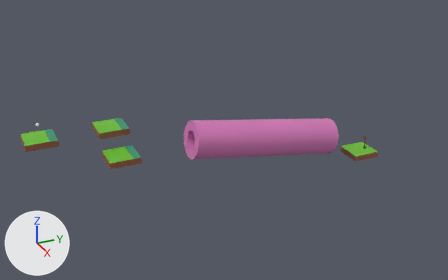
Two versions of the Blender file blender/level6.blend, one commit apart.
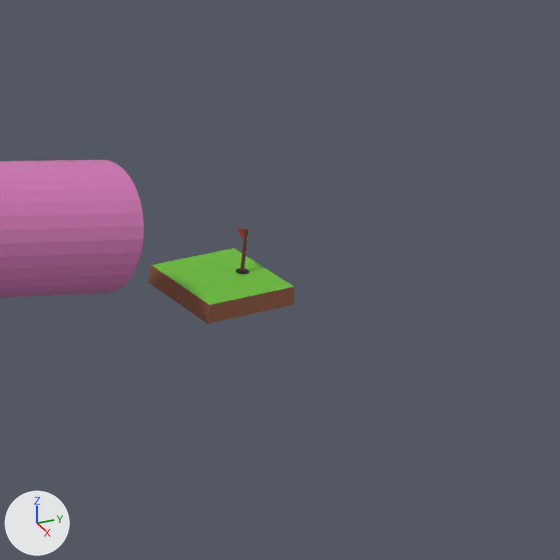
Each version appears first whole from a 50 mm lens placed at (36.2, -3.91, 15.77), pointed at (0.86, 11.99, -1.9), and next in a close-up on the part from 67% to 100% of the width and 27% to 80% of the height. Every picture has the same lights, and +X, +Y and +Z are marked at lower left.

In view in the first close-up: 'Cylinder', 'basic-fixed.001', 'flag'.
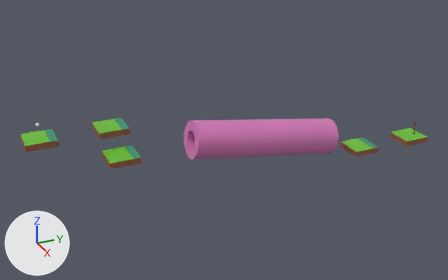
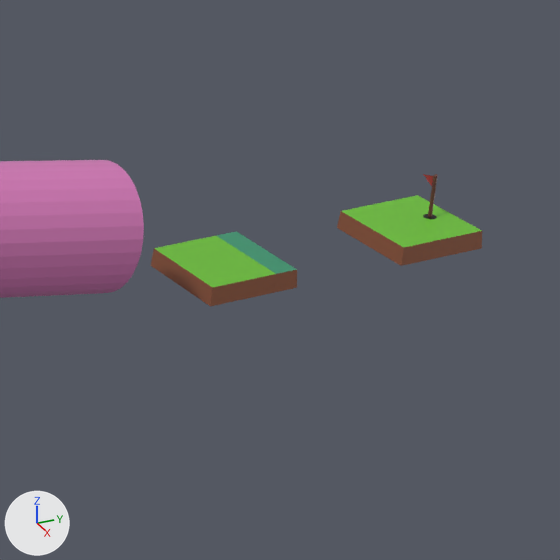
Where the change shows, as pixel boxes (x1, y1, x2, y2) in the close-ups (560 x 560 px):
'basic-fixed.001', moved
    before: (148, 248, 294, 324)
    after: (337, 195, 482, 266)
'basic-moveable.004', added
    after: (151, 231, 297, 306)
'flag', moved
    before: (236, 228, 249, 274)
    after: (423, 174, 438, 219)

Patch to the scene script:
```diff
--- a/blender/level6.blend.py
+++ b/blender/level6.blend.py
@@ ob_flag @@
 ob_flag = bpy.data.objects.new('flag', me_cylinder_001)
-ob_flag.location = (2.4, 22.73, -2.91)
+ob_flag.location = (2.41, 27.24, -2.55)
 ob_flag.scale = (0.0284, 0.0284, 1.0)
@@ ob_basic_fixed_001 @@
 ob_basic_fixed_001 = bpy.data.objects.new('basic-fixed.001', me_cube_001)
-ob_basic_fixed_001.location = (2.4, 22.25, -4.08)
+ob_basic_fixed_001.location = (2.42, 26.76, -3.73)
 ob_basic_fixed_001.scale = (1.0, 1.0, 0.2)
@@ ob_basic_moveable_004 @@
+ob_basic_moveable_004 = bpy.data.objects.new('basic-moveable.004', me_cube_004.copy())  # the mesh of ob_basic_moveable_003
+ob_basic_moveable_004.location = (2.41, 22.27, -3.72)
+ob_basic_moveable_004.scale = (1.0, 1.0, 0.2)
```
